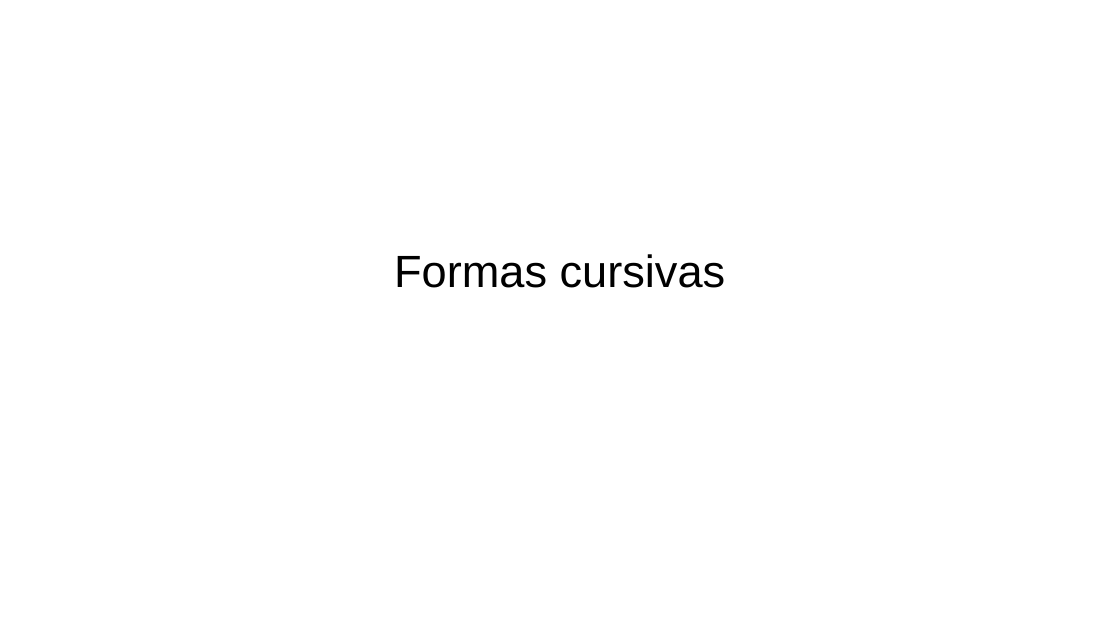
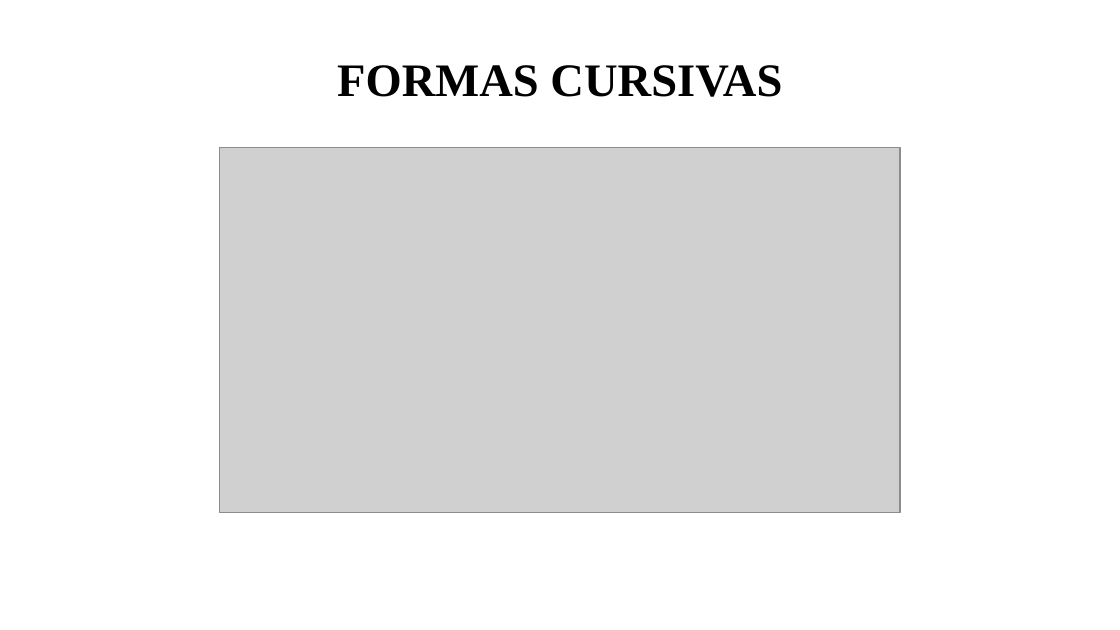
Before and after one commit to futxicaiadatec/futxicadinha01, a slide deck: slide 5 of quarta/slide.odp. Drawn at 1120x630 pixels with LibreOffice and Linux fonts; fonts in the diff are those of the drawing; grey boxes stand for pictures. Boxes give left, top, right and bottom in pixels: in the first picture for what was removed or moved away, otherwise in the second. Text is boxed around its words. In the diff, an @@ line names an element or a change of style, - is before the commit and + after.

```diff
--- a/quarta/slide.odp
+++ b/quarta/slide.odp
@@ title at <box>337,65,782,97</box>: text changed; size 32 to 33 pt; font Arial to Times New Roman; bold on @@
-Formas cursivas
+FORMAS CURSIVAS
@@ picture added at <box>220,147,900,513</box> @@
```
Also in this commit, not shown: 1 slide added, 7 other files.
